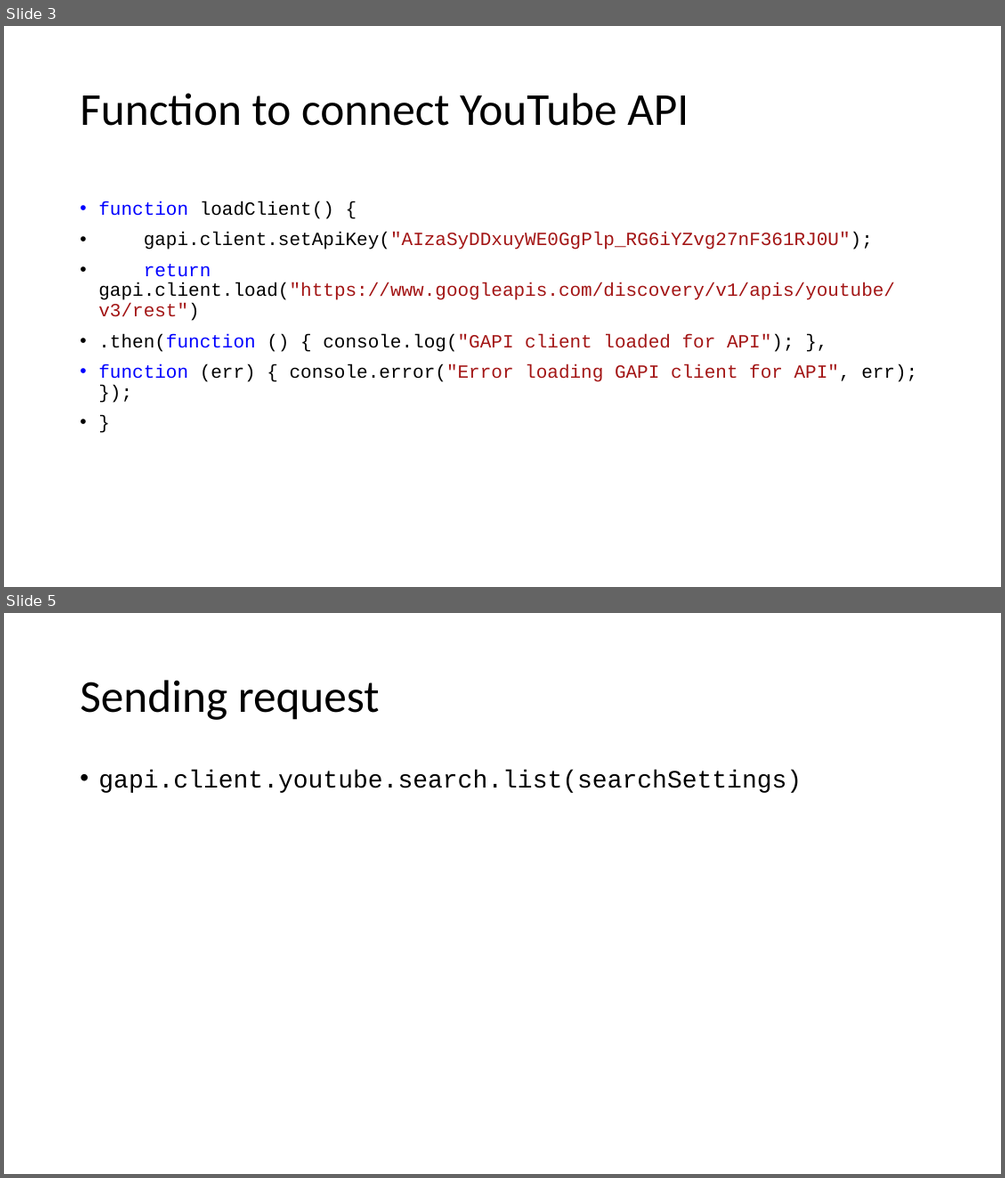
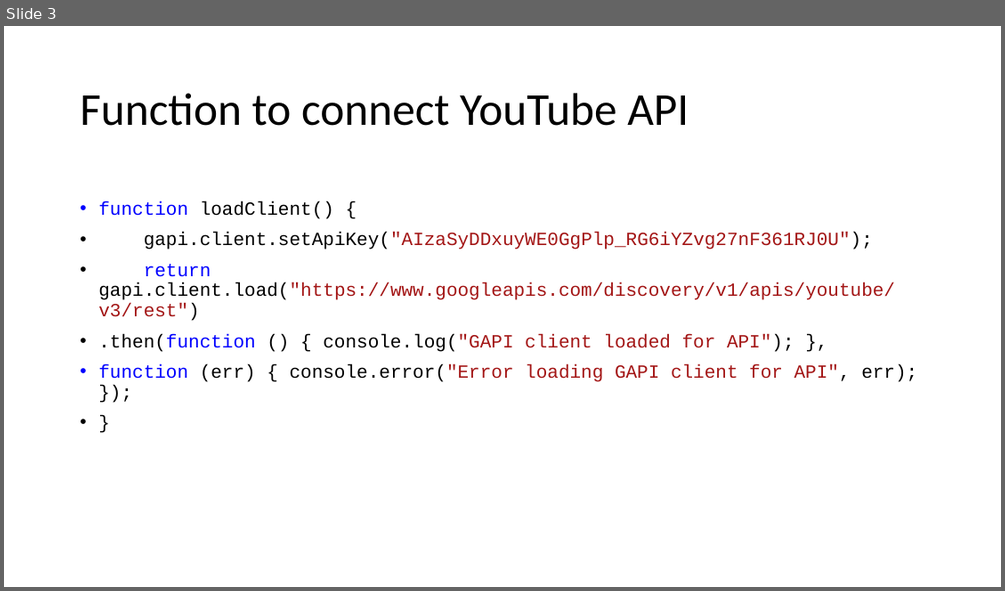
Before and after one commit to ZikunFu/WebDev-FinalProject, a slide deck: Independent Study Presentation.pptx. Shown one above the other, each under a label of ours: slides 3 and 5 before the commit, slide 3 after it; the slides between them are not shown. The pictures are 1005x1178 and 1005x591 pixels, drawn with LibreOffice and Linux fonts; fonts in the diff are those of the drawing. Boxes give left, top, right and bottom in pixels: in the first picture for what was removed or moved away, otherwise in the second. Text is boxed around its words. In the diff, an @@ line names an element or a change of style, - is before the commit and + after.

```diff
--- a/Independent Study Presentation.pptx
+++ b/Independent Study Presentation.pptx
@@ slide 5 removed at [4,613,1001,1174], background #FFFFFF @@
@@ title removed at [80,680,380,720] @@
-Sending request
@@ text removed at [98,770,801,793] @@
-• gapi.client.youtube.search.list(searchSettings)
```
Also in this commit, not shown: 2 slides changed, 1 slide added, 2 other files.
